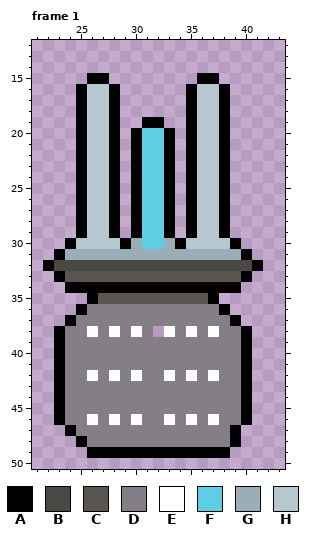
Pixel-art file, stored at Assets/Resources/Sprites/Building/WIP/Energy-Gun-0001.aseprite. The first picture shows the starting point.
64x64 pixels, 5 frames. Colours within 5 levels of each other are drawn and written as one. Shown: frame 1: x 21..43, y 12..50. The commit also changed other frames, which this record leaves out.
Visible layers, top first: "Base", "Rod-2", "Middle-Rod", "Rod-1".
Palette (. is transparent): A #000000  B #4a4845  C #595652  D #847e87  E #ffffff  F #5fcde4  G #9badb7  H #b7c7d0
Pixels before, frame 1, first column x 22:
15 ....AA........AA....
16 ...AHHA......AHHA...
17 ...AHHA......AHHA...
18 ...AHHA......AHHA...
19 ...AHHA..AA..AHHA...
20 ...AHHA.AFFA.AHHA...
21 ...AHHA.AFFA.AHHA...
22 ...AHHA.AFFA.AHHA...
23 ...AHHA.AFFA.AHHA...
24 ...AHHA.AFFA.AHHA...
25 ...AHHA.AFFA.AHHA...
26 ...AHHA.AFFA.AHHA...
27 ...AHHA.AFFA.AHHA...
28 ...AHHA.AFFA.AHHA...
29 ...AHHA.AFFA.AHHA...
30 ..AHHHHAGFFGAHHHHA..
31 .AGGGGGGGGGGGGGGGGA.
32 ABBBBBBBBBBBBBBBBBBA
33 .ACCCCCCCCCCCCCCCCA.
34 ..AAAAAAAAAAAAAAAA..
35 ....ACCCCCCCCCCA....
36 ...ADDDDDDDDDDDDA...
37 ..ADDDDDDDDDDDDDDA..
38 .ADDEDEDED.EDEDEDDA.
39 .ADDDDDDDDDDDDDDDDA.
40 .ADDDDDDDDDDDDDDDDA.
41 .ADDDDDDDDDDDDDDDDA.
42 .ADDEDEDEDDEDEDEDDA.
43 .ADDDDDDDDDDDDDDDDA.
44 .ADDDDDDDDDDDDDDDDA.
45 .ADDDDDDDDDDDDDDDDA.
46 .ADDEDEDEDDEDEDEDDA.
47 ..ADDDDDDDDDDDDDDA..
48 ...ADDDDDDDDDDDDDA..
49 ....AAAAAAAAAAAAA...
Once edited:
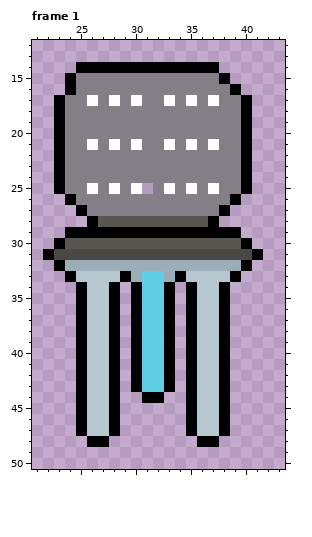
Change:
Changed rows in their new state; - is an unchanged pixel.
Frame 1:
first column x 22:
14 ---AAAAAAAAAAAAA----
15 --ADDDDDDDDDDDDDA---
16 --ADDDDDDDDDDDDDDA--
17 -ADDEDEDEDDEDEDEDDA-
18 -ADDDDDDDDDDDDDDDDA-
19 -ADDDDDDDDDDDDDDDDA-
20 -ADDDDDDDDDDDDDDDDA-
21 -ADDEDEDEDDEDEDEDDA-
22 -ADDDDDDDDDDDDDDDDA-
23 -ADDDDDDDDDDDDDDDDA-
24 -ADDDDDDDDDDDDDDDDA-
25 -ADDEDEDE.DEDEDEDDA-
26 --ADDDDDDDDDDDDDDA--
27 ----DDDDDDDDDDDD----
28 ---.ACCCCCCCCCCA.---
29 --A-AA-A-AA-A-AA-A--
30 -ACCCCCCCCCCCCCCCCA-
31 ABBBBBBBBBBBBBBBBBBA
32 .AGGGGGGGGGGGGGGGGA.
33 -.AHHHHAGFFGAHHHHA.-
34 --.-HH-.-FF-.-HH-.--
35 ---AHHA.AFFA.AHHA---
36 ----HHA.AFFA.AHH----
37 --.AHHA.AFFA.AHHA.--
38 -..AHHA.AFFA.AHHA..-
39 -..AHHA.AFFA.AHHA..-
40 -..AHHA.AFFA.AHHA..-
41 -..AHHA.AFFA.AHHA..-
42 -..AHHA.AFFA.AHHA..-
43 -..AHHA.AFFA.AHHA..-
44 -..AHHA..AA..AHHA..-
45 -..AHHA......AHHA..-
46 -..AHHA......AHHA..-
47 --.AHHA......AHHA.--
48 ---.AA........AA..--
49 ----.............---
